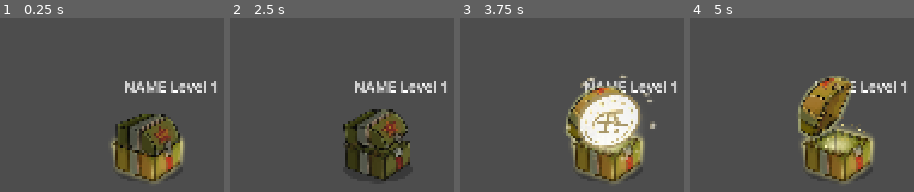
Above: before the commit, frames 1-4 (left to right).
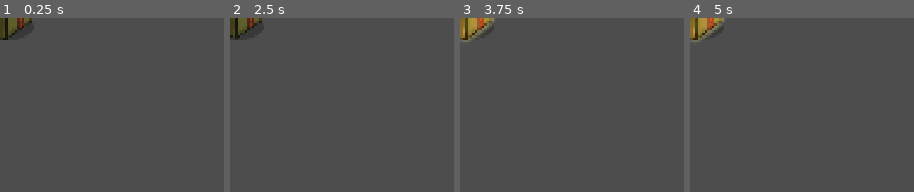
Above: after the commit, the same moments.

Repository: diablohumastudio/NvC-Data-Systems
Game: Godot game, scene res://game_characters_scenes/allies/money_providers/chest/chest.tscn
Two runs of this game, one before a commit and one after it. Both use one fixed random seed, a clock stepped at 60 frames per second and the inputs below. This scene is started directly instead of the project's main scene. The engine's default icon, where the game draws it, is replaced by a stand-in: a white triangle on a blue panel in a dark square.
Inputs (mouse positions are in pixels of both pictures, inside the frame that each line leads up to):
- Up to frame 1 (0.25 s): no input
- Up to frame 2 (2.5 s): no input
- Up to frame 3 (3.75 s): click (607, 120) at 3.52 s
- Up to frame 4 (5 s): no input

The runs differ from the first frame. In frame 1, 12% of the frame differs, in the area x 0-97%, y 0-96%; in frame 2, 11%; in frame 3, 18%; in frame 4, 16%.
Error after the commit: Invalid access to property or key 'ud_ally' on a base object of type 'Nil'. (res://game_characters_scenes/allies/upgrade_popup/upgrade_popup.gd:12)

Commit message:
ready of sc_ally called by super() so ally gets passed to menu

Diff:
--- a/game_characters_scenes/allies/money_providers/chest/chest.tscn
+++ b/game_characters_scenes/allies/money_providers/chest/chest.tscn
@@ -577,7 +577,6 @@
 colors = PackedColorArray(0.874968, 0.604514, 0.563407, 0, 1, 1, 1, 1, 0.851918, 0.618979, 0.924945, 1, 0.954472, 0.794962, 0.466424, 1, 0.73367, 0.921388, 0.913637, 1, 1, 1, 1, 0)
 
 [node name="Matrioshka" instance=ExtResource("1_lk7uq")]
-position = Vector2(356, 340)
 script = ExtResource("2_hjs8c")
 coin_value = 50
 minimum_value = 2
@@ -589,6 +588,12 @@
 offset_right = 45.0
 offset_bottom = -178.0
 
+[node name="AllyUpgradeMenu" parent="." index="1"]
+offset_left = 161.0
+offset_top = -291.0
+offset_right = 161.6
+offset_bottom = -290.52
+
 [node name="ShowUpgradePopupBtn" parent="." index="2"]
 offset_left = -110.0
 offset_top = -168.0
@@ -606,12 +611,10 @@
 [node name="Down" type="AnimatedSprite2D" parent="Textures" index="0"]
 position = Vector2(-1, -28)
 sprite_frames = SubResource("SpriteFrames_g3cl2")
-animation = &"charge"
 offset = Vector2(-1, -23)
 
 [node name="Top" type="AnimatedSprite2D" parent="Textures/Down" index="0"]
-position = Vector2(-112, -117.12)
-rotation = -0.0295364
+position = Vector2(-84, -72)
 sprite_frames = SubResource("SpriteFrames_p5rye")
 autoplay = "default"
 offset = Vector2(83, 4)
--- a/game_characters_scenes/allies/money_providers/money_provider.gd
+++ b/game_characters_scenes/allies/money_providers/money_provider.gd
@@ -9,6 +9,7 @@
 @onready var _animation_player = $AnimationPlayer
 
 func _ready():
+	super()
 	_start_coin_dropping_process()
 
 func _start_coin_dropping_process():
